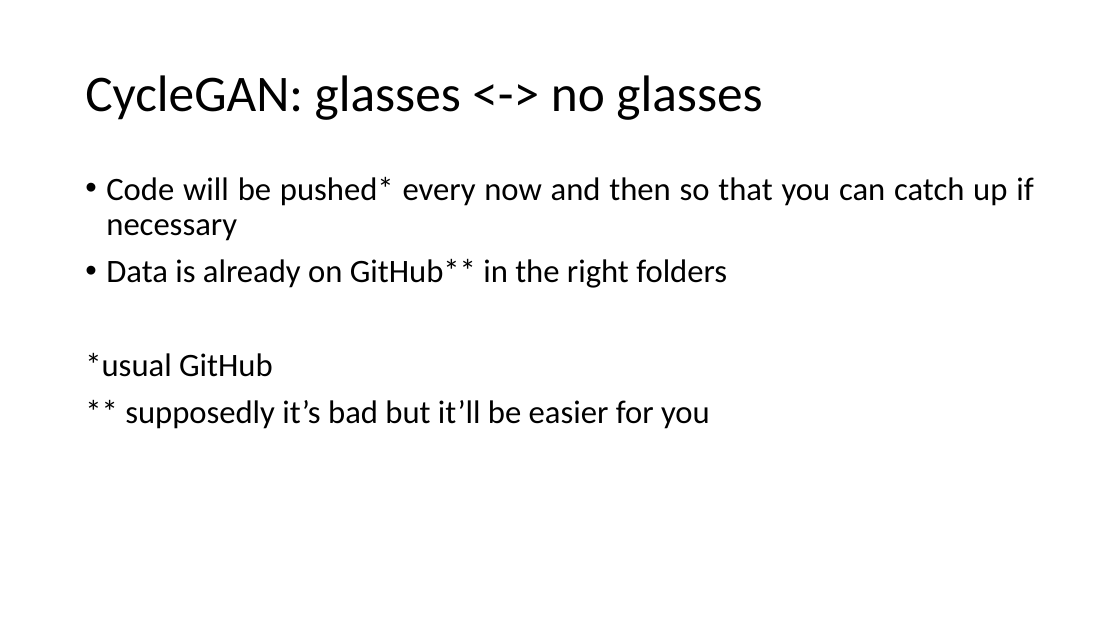
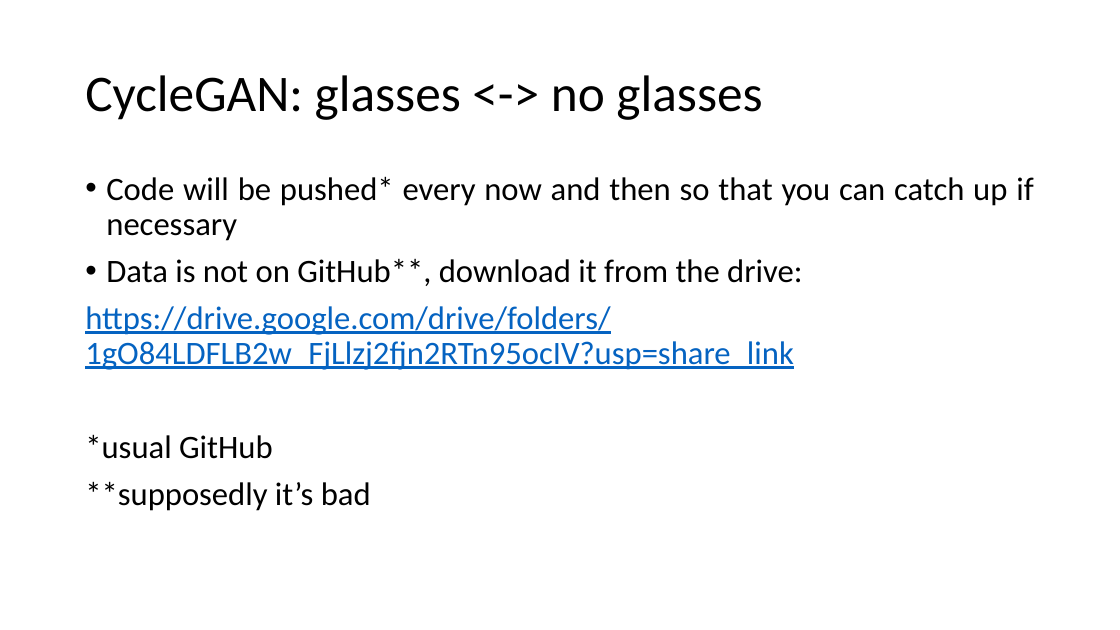
Before and after one commit to MICS-Lab/DeepLearningCourse, a slide deck: slide 12 of Slides_10.pptx. Drawn at 1120x630 pixels with LibreOffice and Linux fonts; fonts in the diff are those of the drawing. Boxes give left, top, right and bottom in pixels: in the first picture for what was removed or moved away, otherwise in the second. Text is boxed around its words. In the diff, an @@ line names an element or a change of style, - is before the commit and + after.

Commit message:
Added drive link

```diff
--- a/Slides_10.pptx
+++ b/Slides_10.pptx
@@ text at (85, 259, 802, 370): text changed; text colour #000000 to #0563C1 @@
-• Data is already on GitHub** in the right folders
+• Data is not on GitHub**, download it from the drive:
+https://drive.google.com/drive/folders/1gO84LDFLB2w_FjLlzj2fjn2RTn95ocIV?usp=share_link
@@ text at (85, 481, 371, 511): text changed @@
-** supposedly it’s bad but it’ll be easier for you
+**supposedly it’s bad
```
